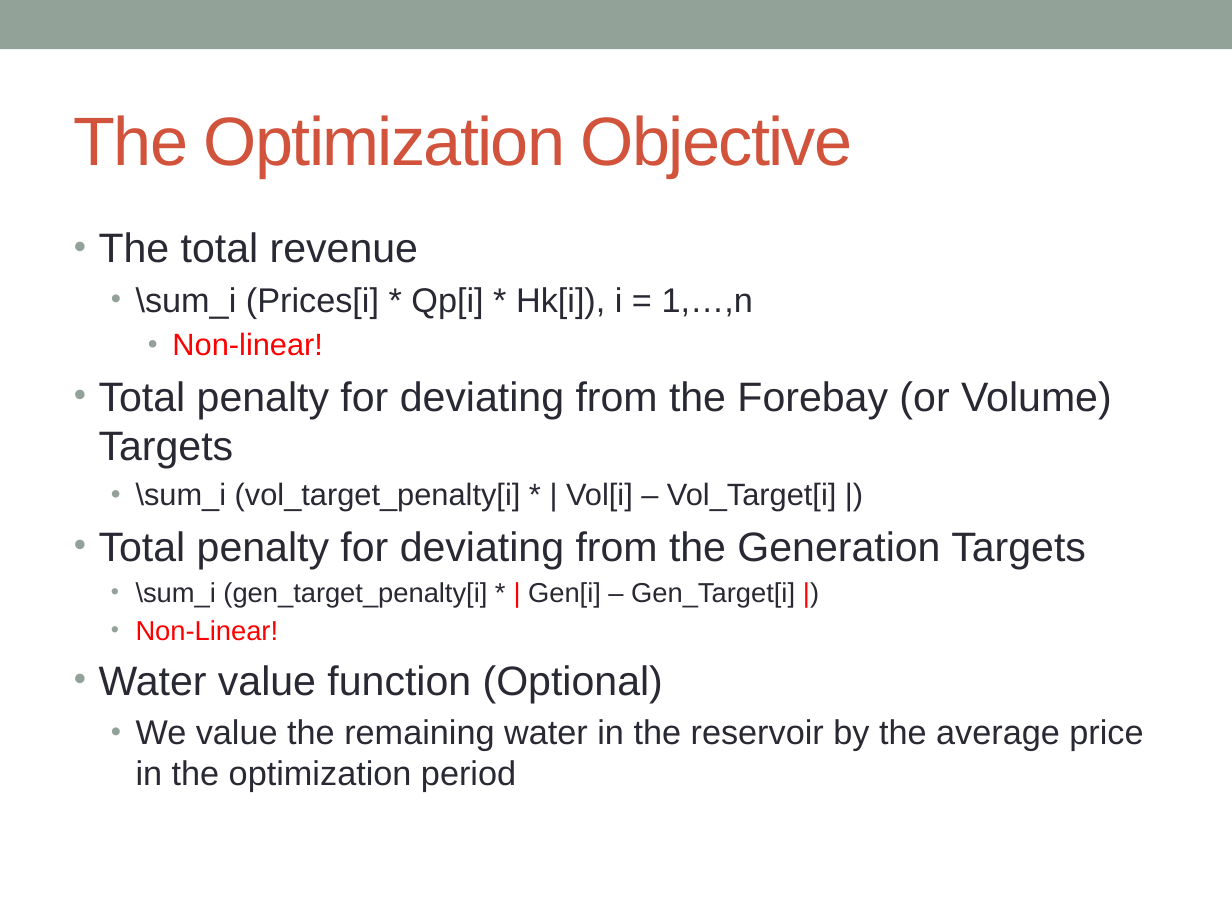
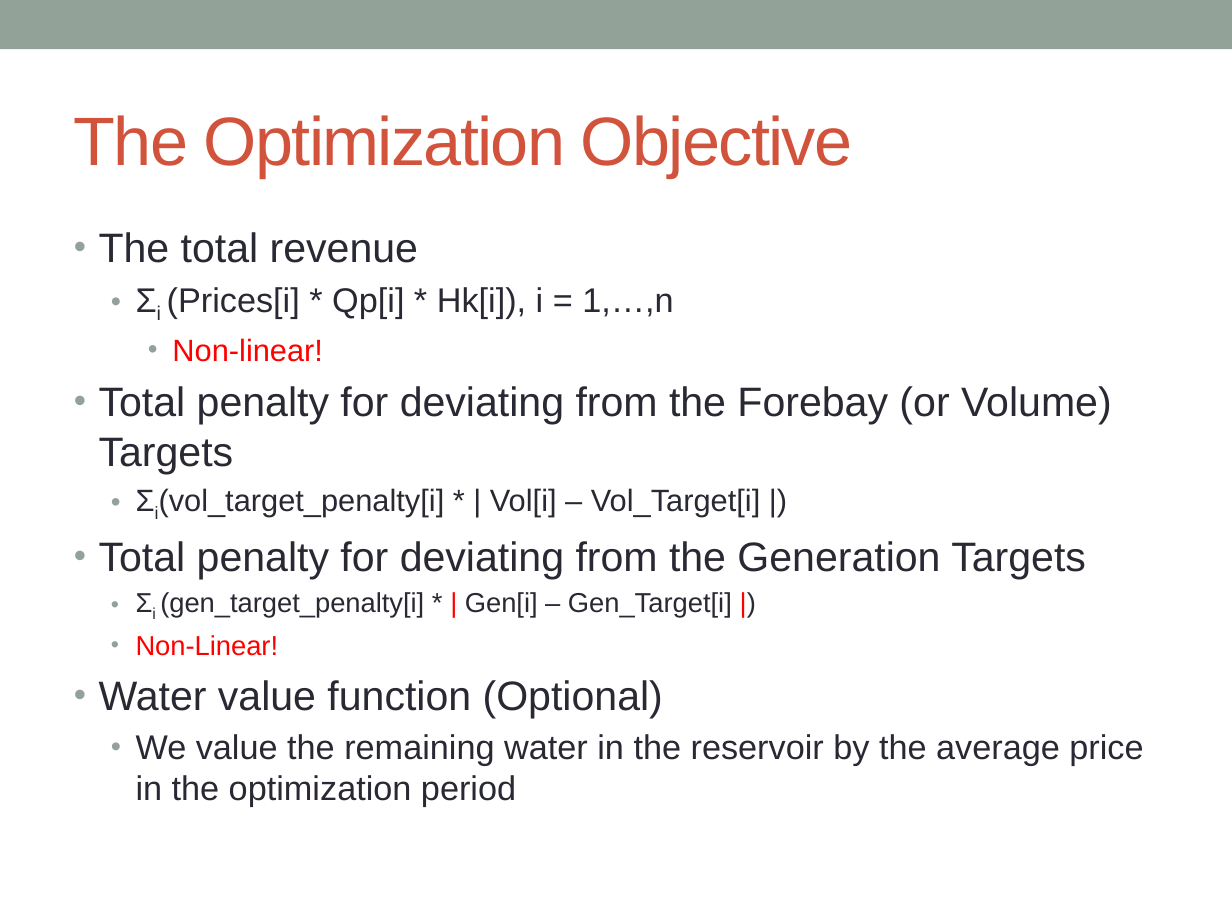
Before and after one commit to huzengjian/Swift-short-term-dispatch-model, a slide deck: slide 4 of Swift short term optimizer.pptx. Drawn at 1232x924 pixels with LibreOffice and Linux fonts; fonts in the diff are those of the drawing. Boxes give left, top, right and bottom in pixels: in the first picture for what was removed or moved away, otherwise in the second. Text is boxed around its words. In the diff, an @@ line names an element or a change of style, - is before the commit and + after.

```diff
--- a/Swift short term optimizer.pptx
+++ b/Swift short term optimizer.pptx
@@ text at (167,287,673,318): text changed @@
-  • \sum_i (Prices[i] * Qp[i] * Hk[i]), i = 1,…,n
+  • Σi (Prices[i] * Qp[i] * Hk[i]), i = 1,…,n
@@ text at (159,488,760,517): text changed @@
-    • \sum_i (vol_target_penalty[i] * | Vol[i] – Vol_Target[i] |)
+    • Σi(vol_target_penalty[i] * | Vol[i] – Vol_Target[i] |)
@@ text at (160,592,732,618): text changed @@
-      • \sum_i (gen_target_penalty[i] * | Gen[i] – Gen_Target[i] |)
+      • Σi (gen_target_penalty[i] * | Gen[i] – Gen_Target[i] |)
```
Also in this commit, not shown: 3 other slides changed.
